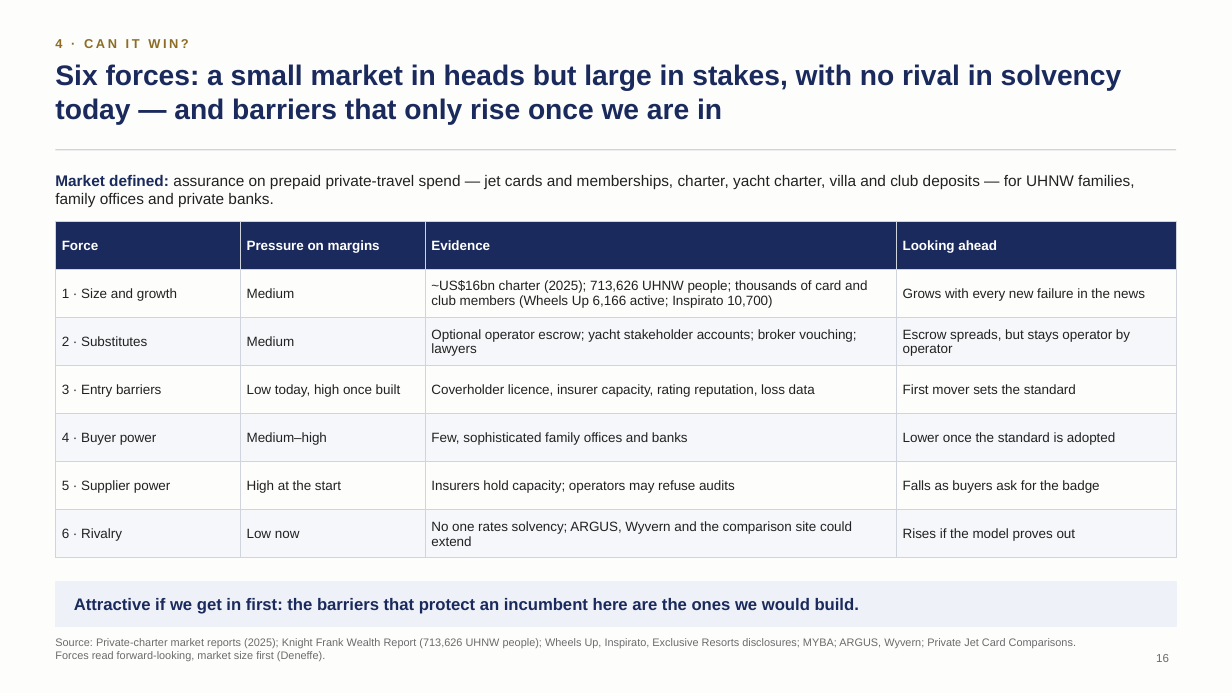
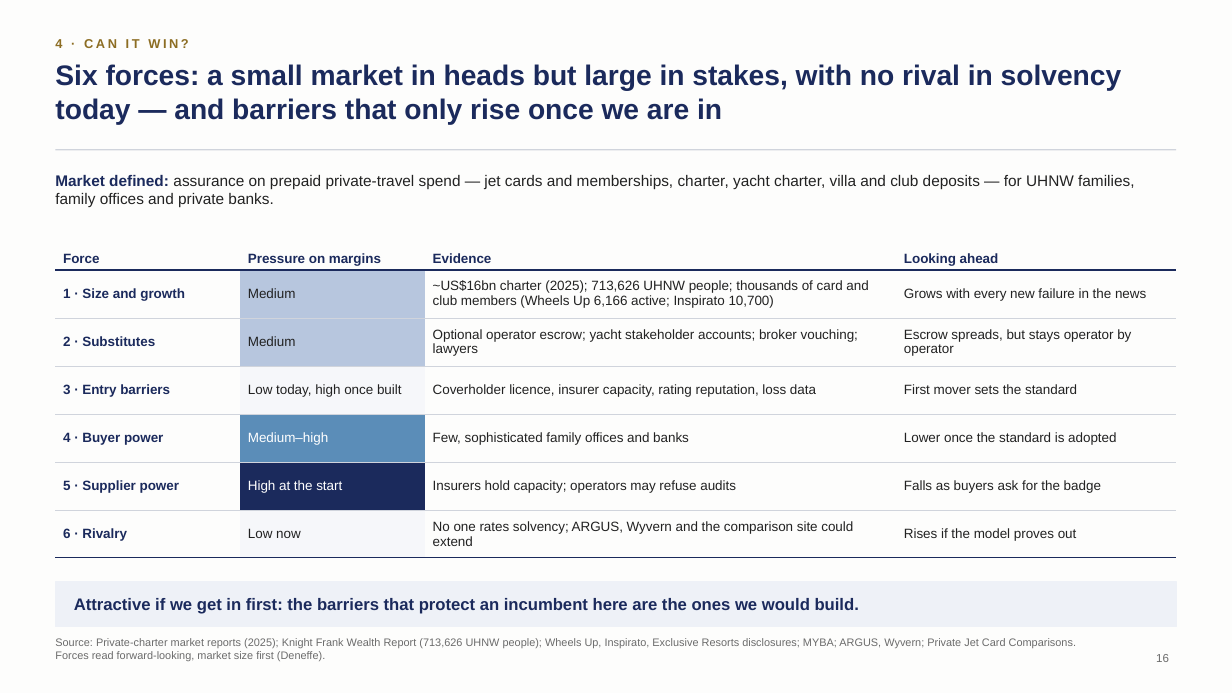
Before and after one commit to algarcalebe-web/legendary-bassoon, a slide deck: slide 16 of deck/Private_Travel_Assurance_Strategy_Deck.pptx. Drawn at 1232x693 pixels with LibreOffice and Linux fonts; fonts in the diff are those of the drawing. Boxes give left, top, right and bottom in pixels: in the first picture for what was removed or moved away, otherwise in the second. Text is boxed around its words. In the diff, an @@ line names an element or a change of style, - is before the commit and + after.

```diff
--- a/deck/Private_Travel_Assurance_Strategy_Deck.pptx
+++ b/deck/Private_Travel_Assurance_Strategy_Deck.pptx
@@ table at (x1=55, y1=222, x2=1177, y2=550) @@
@@ fill #1B2A5C to none in row 1 @@
@@ fill #FDFDFC to none in 9 cells @@
@@ fill #FDFDFC to #B7C6DE in row 2, column 2 @@
@@ fill #F6F7FA to none in 9 cells @@
@@ fill #F6F7FA to #B7C6DE in row 3, column 2 @@
@@ fill #FDFDFC to #F6F7FA in row 4, column 2 @@
@@ fill #F6F7FA to #5B8DB8 in row 5, column 2 @@
@@ fill #FDFDFC to #1B2A5C in row 6, column 2 @@
@@ text colour #FFFFFF to #1B2A5C in "Force", "Pressure on margins", "Evidence", "Looking ahead" @@
@@ text colour #222222 to #1B2A5C, bold on in "1 · Size and growth", "2 · Substitutes", "3 · Entry barriers", "4 · Buyer power" and 2 more places @@
@@ text colour #222222 to #FFFFFF in "Medium–high", "High at the start" @@
@@ borders changed @@
```
Also in this commit, not shown: 17 other slides changed, 1 other file.
